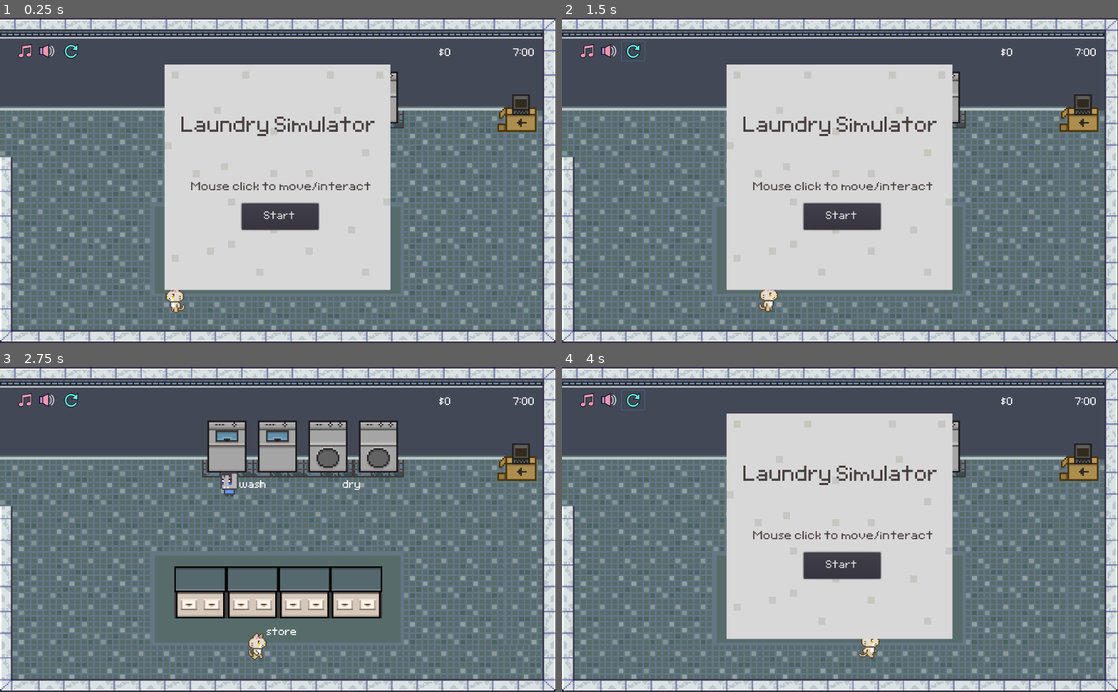
Above: before the commit, frames 1-4 (two rows, left to right).
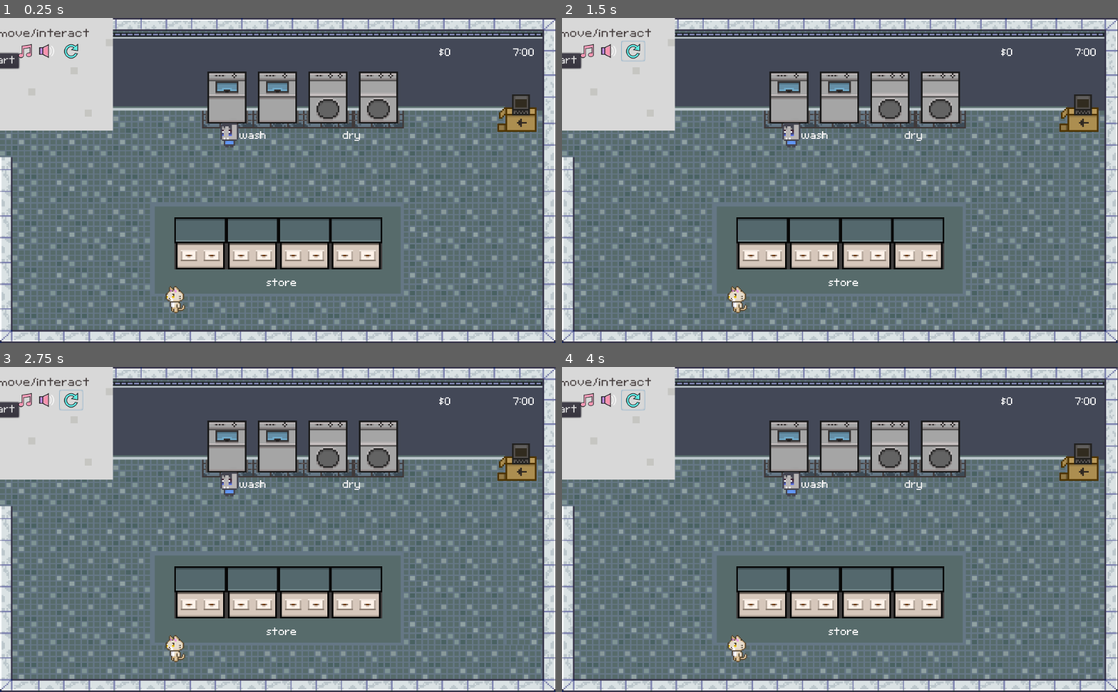
Above: after the commit, the same moments.

Repository: 924036076/laundry_simulator
Game: Godot game, scene res://levels/base_level/laundry_scene.tscn
Same seed, same stepped clock (60 frames per second), same inputs: the game is played once before the commit and once after it. Sound files missing from this copy of the repository are replaced by a short silence.
Inputs (mouse positions are in pixels of both pictures, inside the frame that each line leads up to):
- Up to frame 1 (0.25 s): no input
- Up to frame 2 (1.5 s): click (840, 216) at 0.5 s, where only the run before the commit has a clickable "Start"; click (634, 50) at 1.25 s
- Up to frame 3 (2.75 s): click (278, 565) at 2 s, where only the run before the commit has a clickable "Start"
- Up to frame 4 (4 s): click (634, 399) at 2.75 s; click (634, 399) at 3.5 s

The runs differ from the first frame. In frame 1, 34% of the frame differs, in the area x 0-71%, y 0-84%; in frame 2, 35%, in the area x 0-71%, y 0-91%; in frame 3, 6.8%; in frame 4, 35%.
Error after the commit: Invalid call. Nonexistent function 'show_overlay' in base 'Control'. (res://levels/base_level/laundry_scene.gd:60)

Commit message:
added title screen layout

Diff:
--- /dev/null
+++ b/interfaces/title_screen.tscn
@@ -0,0 +1,93 @@
+[gd_scene load_steps=6 format=2]
+
+[ext_resource path="res://font/Awake/Awake.ttf" type="DynamicFontData" id=1]
+[ext_resource path="res://font/Awake/Awake.tres" type="DynamicFont" id=3]
+[ext_resource path="res://levels/base_level/white_floor.png" type="Texture" id=5]
+
+[sub_resource type="DynamicFont" id=1]
+size = 64
+use_mipmaps = true
+font_data = ExtResource( 1 )
+
+[sub_resource type="DynamicFont" id=2]
+size = 36
+use_mipmaps = true
+font_data = ExtResource( 1 )
+
+[node name="Screen" type="Control"]
+anchor_left = 0.5
+anchor_top = 0.5
+anchor_right = 0.5
+anchor_bottom = 0.5
+__meta__ = {
+"_edit_use_anchors_": false
+}
+
+[node name="Sprite" type="Sprite" parent="."]
+modulate = Color( 0.952941, 0.952941, 0.952941, 1 )
+scale = Vector2( 13, 13 )
+texture = ExtResource( 5 )
+
+[node name="VBoxContainer" type="VBoxContainer" parent="."]
+anchor_left = 0.5
+anchor_right = 0.5
+anchor_bottom = 0.5
+margin_left = -180.0
+margin_top = -128.0
+margin_right = 180.0
+margin_bottom = 93.0
+__meta__ = {
+"_edit_use_anchors_": false
+}
+
+[node name="Title" type="Label" parent="VBoxContainer"]
+margin_top = -1.0
+margin_right = 360.0
+margin_bottom = 43.0
+rect_min_size = Vector2( 360, 44 )
+custom_fonts/font = SubResource( 1 )
+custom_colors/font_color = Color( 0.278431, 0.247059, 0.247059, 1 )
+text = "Laundry Simulator"
+align = 1
+valign = 1
+__meta__ = {
+"_edit_use_anchors_": false
+}
+
+[node name="Spacer" type="Control" parent="VBoxContainer"]
+margin_top = 48.0
+margin_right = 360.0
+margin_bottom = 123.0
+rect_min_size = Vector2( 0, 75 )
+
+[node name="Score" type="Label" parent="VBoxContainer"]
+margin_top = 145.0
+margin_right = 360.0
+margin_bottom = 170.0
+rect_min_size = Vector2( 360, 25 )
+size_flags_vertical = 6
+custom_fonts/font = SubResource( 2 )
+custom_colors/font_color = Color( 0.278431, 0.247059, 0.247059, 1 )
+text = "Mouse click to move/interact"
+align = 1
+valign = 1
+__meta__ = {
+"_edit_use_anchors_": false
+}
+
+[node name="HBoxContainer" type="HBoxContainer" parent="VBoxContainer"]
+margin_top = 193.0
+margin_right = 360.0
+margin_bottom = 221.0
+alignment = 1
+
+[node name="Button" type="Button" parent="VBoxContainer/HBoxContainer"]
+margin_left = 145.0
+margin_right = 215.0
+margin_bottom = 28.0
+rect_min_size = Vector2( 50, 28 )
+custom_fonts/font = ExtResource( 3 )
+text = "Start"
+__meta__ = {
+"_edit_use_anchors_": false
+}
--- a/levels/base_level/laundry_scene.tscn
+++ b/levels/base_level/laundry_scene.tscn
@@ -15,9 +15,8 @@
 [ext_resource path="res://levels/base_level/restart_day.gd" type="Script" id=13]
 [ext_resource path="res://levels/base_level/laundry_scene.gd" type="Script" id=14]
 [ext_resource path="res://levels/base_level/sound_toggle.gd" type="Script" id=15]
-[ext_resource path="res://levels/base_level/hud.gd" type="Script" id=16]
+[ext_resource path="res://interfaces/title_screen.tscn" type="PackedScene" id=16]
 [ext_resource path="res://tilesets/grate_upper.png" type="Texture" id=17]
-[ext_resource path="res://characters/player/transfer.wav" type="AudioStream" id=18]
 [ext_resource path="res://icons/KawaiiIcons_NoBG015.png" type="Texture" id=19]
 [ext_resource path="res://tilesets/walls.png" type="Texture" id=20]
 [ext_resource path="res://tilesets/counter_floor.png" type="Texture" id=21]
@@ -839,16 +838,6 @@
 	format_money()
 "
 
-[sub_resource type="DynamicFont" id=21]
-size = 36
-use_mipmaps = true
-font_data = ExtResource( 1 )
-
-[sub_resource type="DynamicFont" id=22]
-size = 64
-use_mipmaps = true
-font_data = ExtResource( 1 )
-
 [node name="root" type="Node2D"]
 script = ExtResource( 14 )
 
@@ -886,14 +875,10 @@
 [node name="Washer2" parent="Machines" instance=ExtResource( 2 )]
 position = Vector2( 511.146, 54.2833 )
 
-[node name="Dryer" parent="Machines" groups=[
-"laundry_holder",
-] instance=ExtResource( 4 )]
+[node name="Dryer" parent="Machines" instance=ExtResource( 4 )]
 position = Vector2( 604.296, 54.2833 )
 
-[node name="Dryer2" parent="Machines" groups=[
-"laundry_holder",
-] instance=ExtResource( 4 )]
+[node name="Dryer2" parent="Machines" instance=ExtResource( 4 )]
 position = Vector2( 697.396, 54.2833 )
 
 [node name="WashLabel" type="Label" parent="Machines"]
@@ -1020,68 +1005,7 @@
 "_edit_use_anchors_": false
 }
 
-[node name="HUD" type="CanvasLayer" parent="."]
-script = ExtResource( 16 )
-
-[node name="Sprite" type="Sprite" parent="HUD"]
-modulate = Color( 0.952941, 0.952941, 0.952941, 1 )
-position = Vector2( 511.146, 293.719 )
-scale = Vector2( 13, 13 )
-texture = ExtResource( 24 )
-
-[node name="Score" type="Label" parent="HUD"]
-margin_left = 328.241
-margin_top = 299.995
-margin_right = 709.241
-margin_bottom = 328.995
-custom_fonts/font = SubResource( 21 )
-custom_colors/font_color = Color( 0.278431, 0.247059, 0.247059, 1 )
-text = "Mouse click to move/interact"
-align = 1
-__meta__ = {
-"_edit_use_anchors_": false
-}
-
-[node name="HighScore" type="Label" parent="HUD"]
-margin_left = 317.016
-margin_top = 96.8291
-margin_right = 698.016
-margin_bottom = 125.829
-custom_fonts/font = SubResource( 21 )
-custom_colors/font_color = Color( 0.278431, 0.247059, 0.247059, 1 )
-text = "High Score: 455"
-align = 1
-__meta__ = {
-"_edit_use_anchors_": false
-}
-
-[node name="Title" type="Label" parent="HUD"]
-margin_left = 334.146
-margin_top = 177.85
-margin_right = 694.146
-margin_bottom = 221.85
-custom_fonts/font = SubResource( 22 )
-custom_colors/font_color = Color( 0.278431, 0.247059, 0.247059, 1 )
-text = "Laundry Simulator"
-align = 1
-__meta__ = {
-"_edit_use_anchors_": false
-}
-
-[node name="Button" type="Button" parent="HUD"]
-margin_left = 444.553
-margin_top = 341.734
-margin_right = 586.553
-margin_bottom = 390.734
-custom_fonts/font = ExtResource( 9 )
-text = "Start"
-__meta__ = {
-"_edit_use_anchors_": false
-}
-
-[node name="AudioStreamPlayer" type="AudioStreamPlayer" parent="HUD"]
-stream = ExtResource( 18 )
-bus = "soundfx"
+[node name="HUD" parent="." instance=ExtResource( 16 )]
 
 [node name="BackgroundMusic" parent="." instance=ExtResource( 7 )]
 
@@ -1130,5 +1054,4 @@
 [connection signal="day_over" from="Clock" to="." method="_on_day_over"]
 [connection signal="new_hour" from="Clock" to="Spawner" method="_on_Clock_new_hour"]
 [connection signal="timeout" from="Clock/MinuteTimer" to="Clock" method="_on_MinuteTimer_timeout"]
-[connection signal="pressed" from="HUD/Button" to="." method="_on_new_game"]
 [connection signal="restart_button_pressed" from="RestartDay" to="." method="_on_restart_day"]
Not shown: 1 places in levels/base_level/laundry_scene.tscn that only renumber resources
